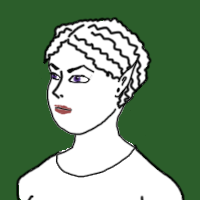
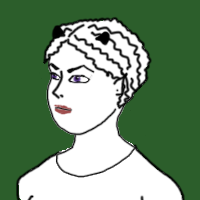
The second 200 x 200 image is a revision of the first. Changes to its layers:
added layer "app.ears.small_horns" in group "ears" over [left=51, top=25, right=129, bottom=97]
added layer "app.ears.small_horns_sub" in group "ears" over [left=112, top=76, right=125, bottom=96]
hid "app.ears.high_long" over [left=114, top=59, right=138, bottom=99]
hid "app.ears.high_long_sub" over [left=113, top=64, right=136, bottom=97]
